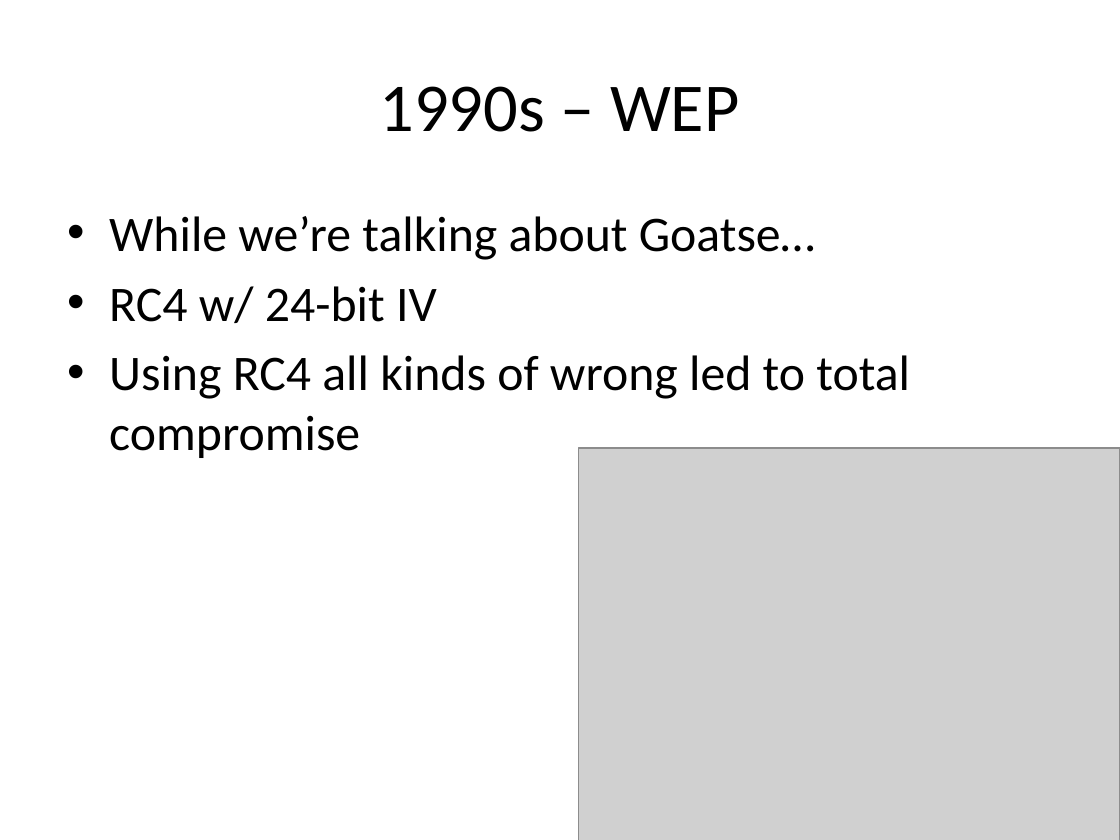
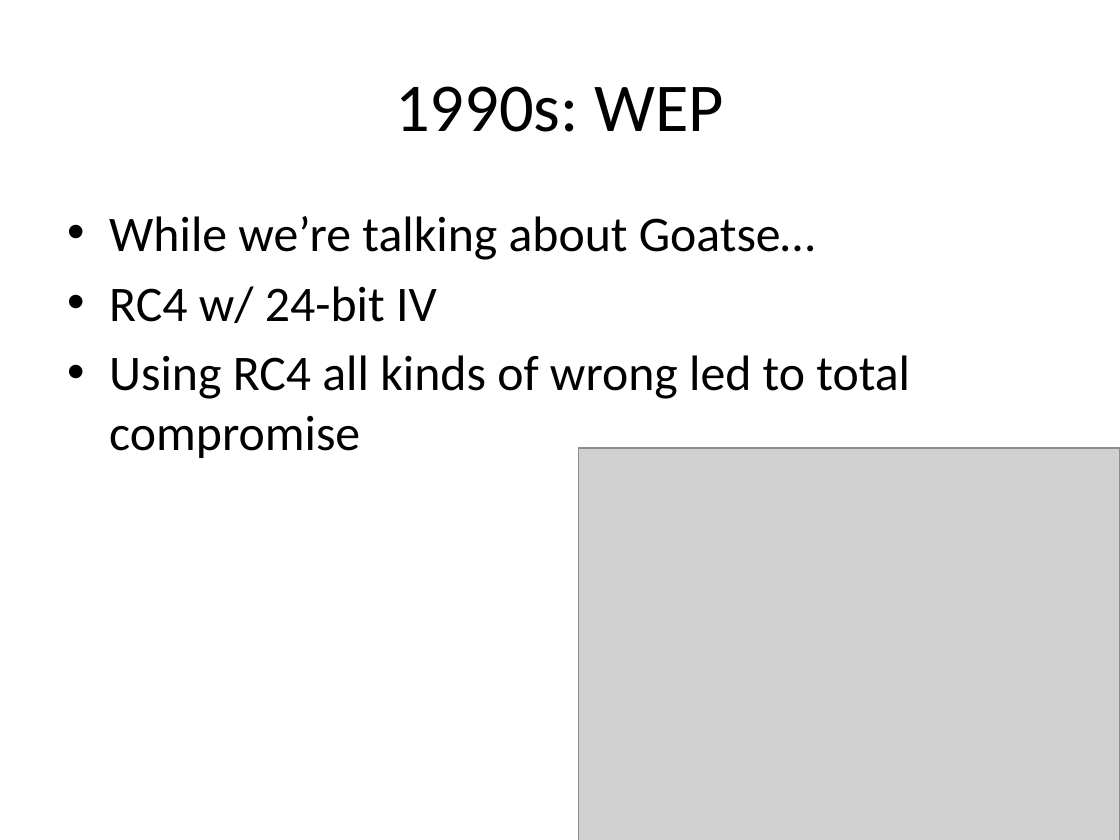
Before and after one commit to iagox86/2013-02-Shmoocon-talk, a slide deck: slide 15 of Shmoocon.pptx. Drawn at 1120x840 pixels with LibreOffice and Linux fonts; fonts in the diff are those of the drawing; grey boxes stand for pictures. Boxes give left, top, right and bottom in pixels: in the first picture for what was removed or moved away, otherwise in the second. Text is boxed around its words. In the diff, an @@ line names an element or a change of style, - is before the commit and + after.

```diff
--- a/Shmoocon.pptx
+++ b/Shmoocon.pptx
@@ title at (395,86,724,132): text changed @@
-1990s – WEP
+1990s: WEP
```
Also in this commit, not shown: 6 other slides changed, 18 slides added, 6 other files.
